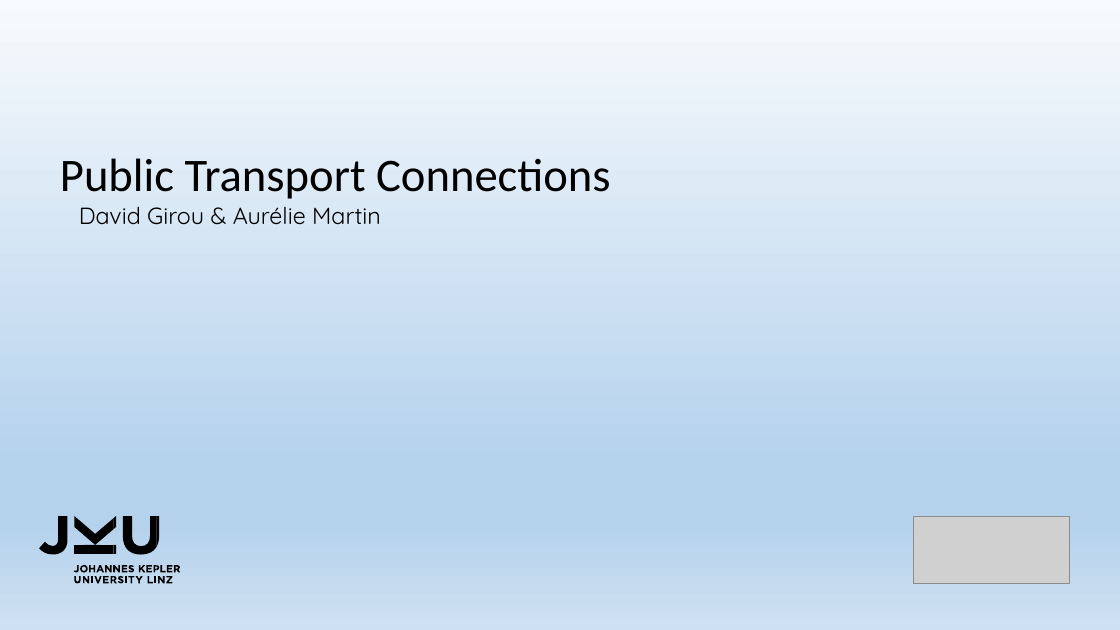
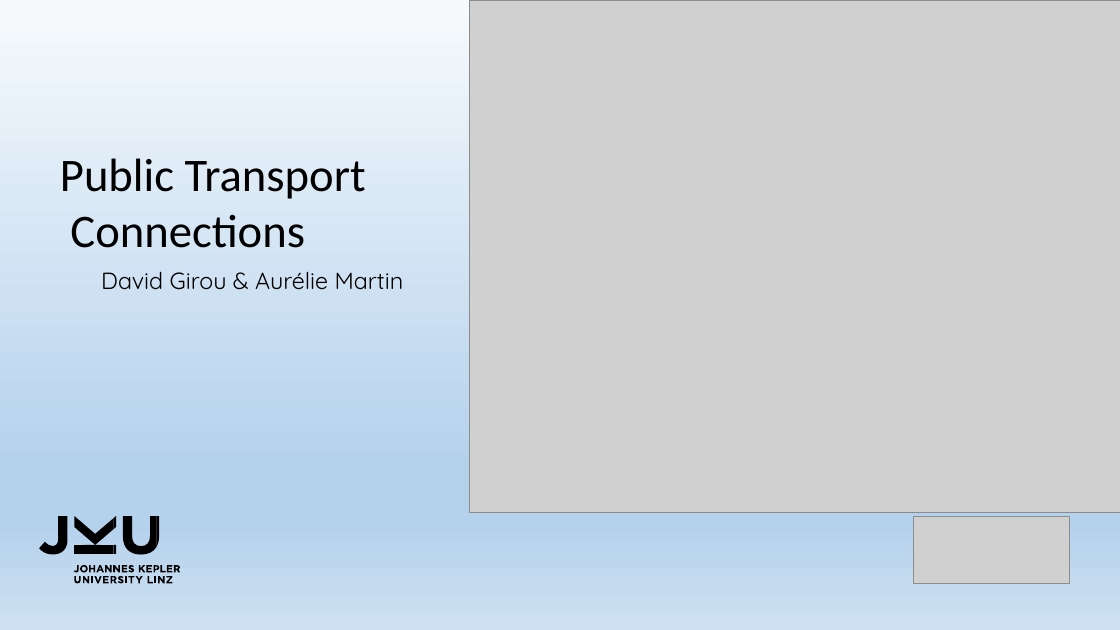
Before and after one commit to cogilabs/Public-Transport-Connections, a slide deck: slide 2 of publicTransportConnection-pres.pptx. Drawn at 1120x630 pixels with LibreOffice and Linux fonts; fonts in the diff are those of the drawing; grey boxes stand for pictures. Boxes give left, top, right and bottom in pixels: in the first picture for what was removed or moved away, otherwise in the second. Text is boxed around its words. In the diff, an @@ line names an element or a change of style, - is before the commit and + after.

```diff
--- a/publicTransportConnection-pres.pptx
+++ b/publicTransportConnection-pres.pptx
@@ picture added at bbox=[469, 0, 1120, 513] @@
@@ text at bbox=[60, 158, 366, 248]: text changed @@
-Public Transport Connections
+Public Transport
+Connections
@@ text "David Girou & Aurélie Martin": place and size @@
-text "David Girou & Aurélie Martin" at bbox=[79, 207, 381, 225]
+text "David Girou & Aurélie Martin" at bbox=[101, 271, 404, 290]
```
Also in this commit, not shown: 2 other files.
